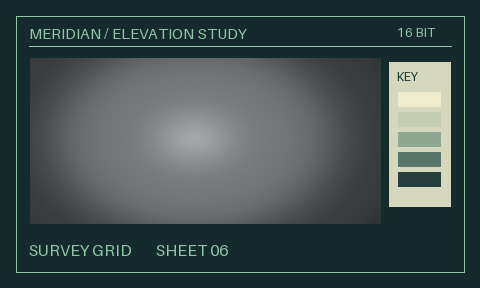
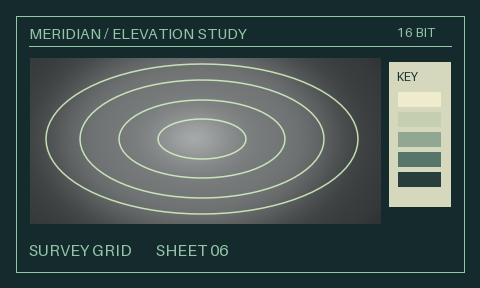
Comparing the layer stacks of the two w=480, h=288 images. Changes:
pixels changed over [left=45, top=63, right=359, bottom=215] (layer not identified)
